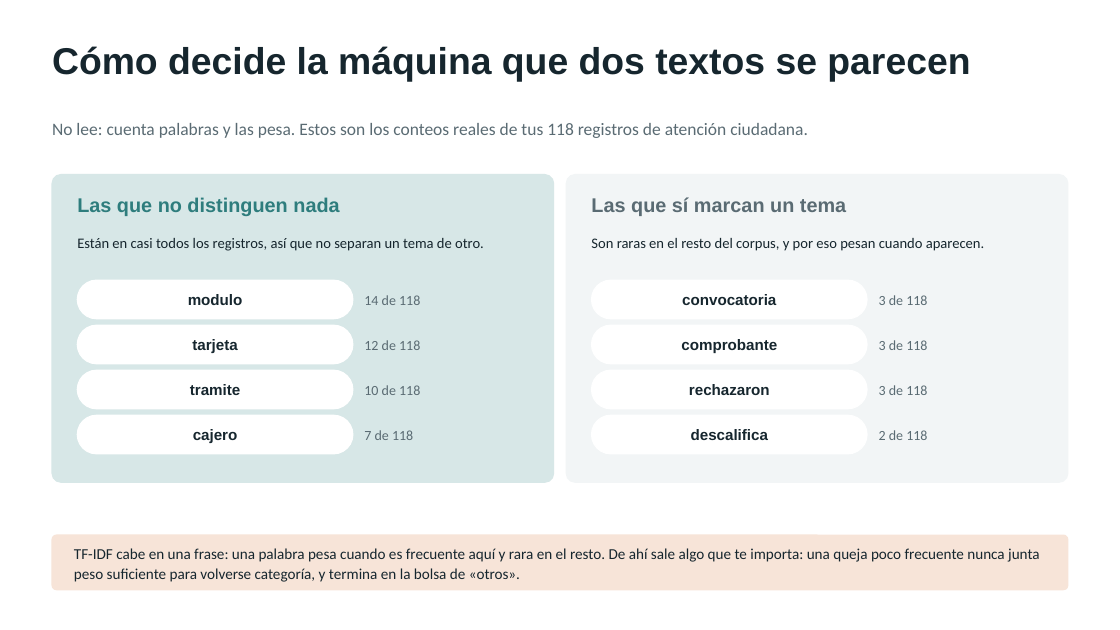
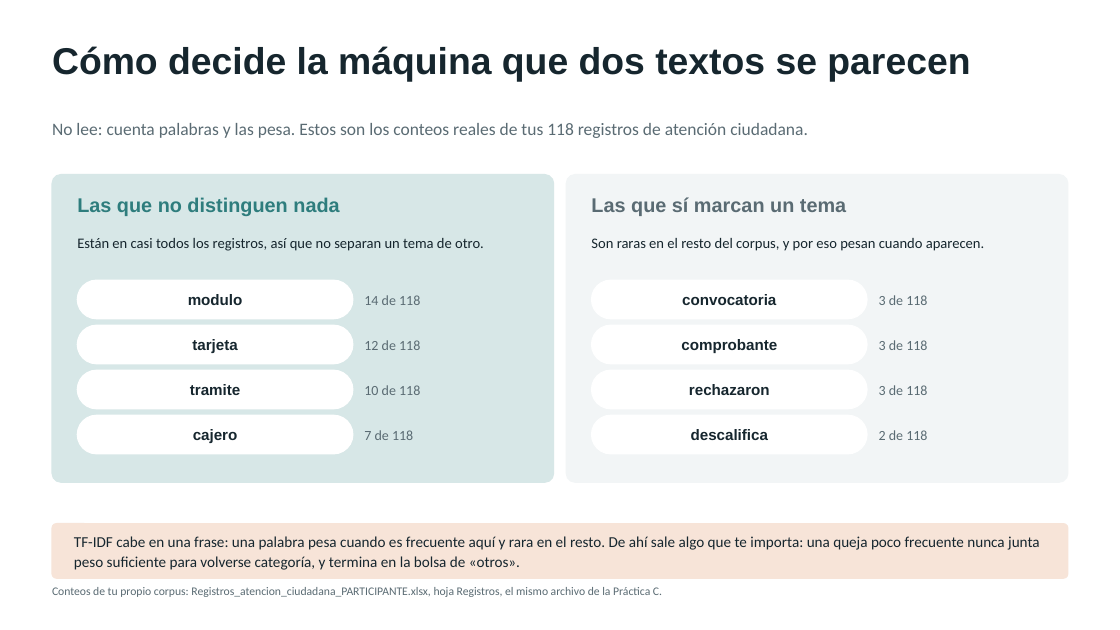
Before and after one commit to marvtrejo/curso-inegi-gen-ai, a slide deck: slide 10 of sesion-04/Sesion_04_PLN_Gestion_Documental.pptx. Drawn at 1120x630 pixels with LibreOffice and Linux fonts; fonts in the diff are those of the drawing. Boxes give left, top, right and bottom in pixels: in the first picture for what was removed or moved away, otherwise in the second. Text is boxed around its words. In the diff, an @@ line names an element or a change of style, - is before the commit and + after.

```diff
--- a/sesion-04/Sesion_04_PLN_Gestion_Documental.pptx
+++ b/sesion-04/Sesion_04_PLN_Gestion_Documental.pptx
@@ rounded rectangle: place and size @@
-rounded rectangle at <box>52,535,1068,590</box>
+rounded rectangle at <box>52,523,1068,578</box>
@@ text "TF-IDF cabe en una frase: ...": place and size @@
-text "TF-IDF cabe en una frase: ..." at <box>74,548,1040,582</box>
+text "TF-IDF cabe en una frase: ..." at <box>74,536,1040,570</box>
@@ text added at <box>52,587,662,597</box>, 10 pt, text #5A6B73 @@
+Conteos de tu propio corpus: Registros_atencion_ciudadana_PARTICIPANTE.xlsx, hoja Registros, el mismo archivo de la Práctica C.
```
Also in this commit, not shown: 1 other slide changed, 2 other files.
